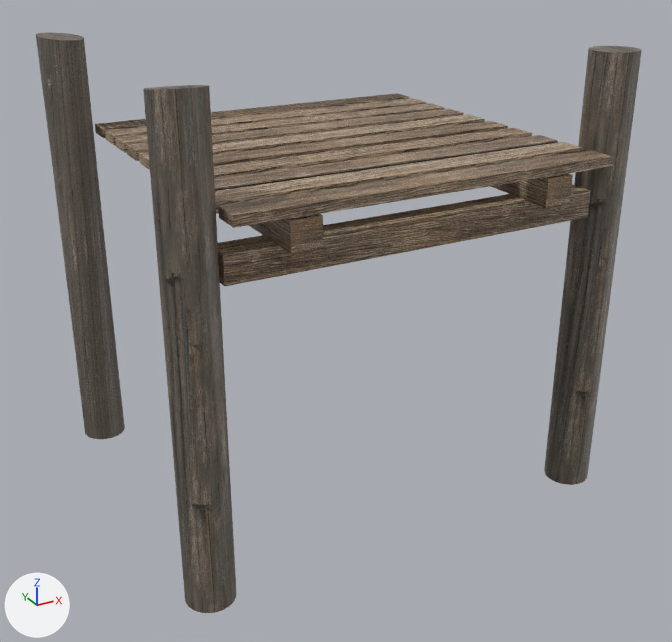
Renders of the FBX model Assets/Prefabs/muelle.fbx from each side of a commit.
Rendered twice from a 50 mm lens placed at (-4.68, -8.55, 2.23), pointed at (0.0, -0.04, -2.03). Lighting does not change. The marker at lower left points along +X, +Y and +Z. Vertices at the same position are counted once.

In view in the first picture: 'columna', 'tablas'.
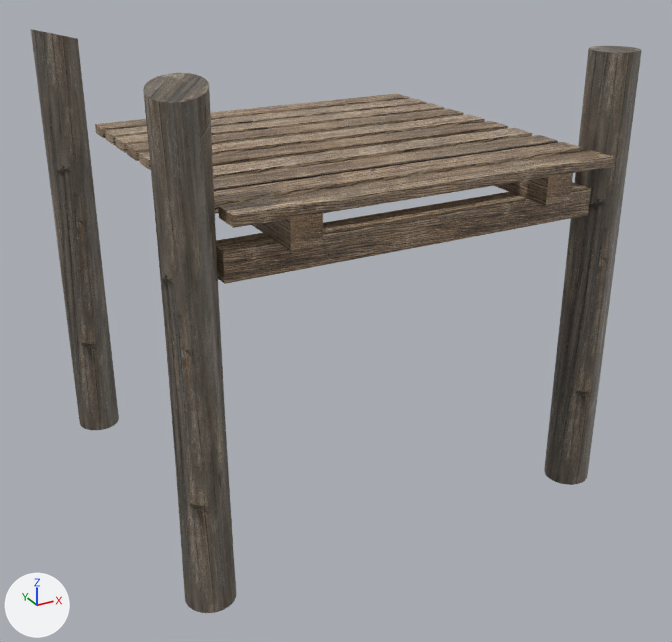
Location of each change, (x1, y1, x2, y2) in pixels of the pictures (672 x 642 px; the box of a moved part takes in the faces that stretch with it):
'columna', reshaped: before (36, 32, 642, 613); after (31, 29, 642, 613)
'tablas', reshaped: before (95, 93, 613, 253); after (95, 94, 613, 251)
part 1 of me_cube_032, moved or reshaped: before (490, 174, 573, 208); after (495, 173, 573, 206)
part 2 of me_cube_032, moved or reshaped: before (249, 214, 323, 253); after (252, 213, 323, 251)
part 3 of me_cube_032, deleted (brown): before (95, 93, 408, 137)
part 4 of me_cube_032, surface changed: (105, 99, 613, 215) in both
part 5 of me_cube_035, rebuilt: before (36, 32, 125, 439); after (31, 29, 119, 430)
part 6 of me_cube_035, moved or reshaped: before (218, 184, 591, 286); after (216, 182, 591, 284)
part 7 of me_cube_035, moved or reshaped: before (143, 85, 236, 613); after (143, 73, 236, 613)

The change, as a list of edits to the scene's bpy script:
```text
Change me_cube_032:
    used by ob_tablas; location = (1.35, 0.0, -0.1); rotation_euler = (0.0, 0.0, -1.571), in degrees (0, 0, -90); scale = (-1.0, -1.0, -1.0)
    remove me_cube_032.from_pydata(...)  # 104 vertices, 78 faces; spans x -2.0..2.0, y -0.65..3.35, z -0.15..0.25
    add me_cube_032.from_pydata(...)  # 96 vertices, 72 faces; spans x -2.0..2.0, y -0.65..3.35, z -0.15..0.23
    me_cube_032 part 1: the loose piece of 8 vertices spanning x -2.0..2.0, y -0.15..0.15, z -0.03..0.25 is moved by (0.0, 0.0, -0.02)
    me_cube_032 part 2: the loose piece of 8 vertices spanning x -2.0..2.0, y 2.55..2.85, z -0.03..0.25 is moved by (0.0, 0.0, -0.02)
    me_cube_032 part 3: the loose piece of 8 vertices spanning x 1.64..1.94, y -0.65..3.35, z -0.15..-0.05 is deleted
    me_cube_032 part 4: 6 kept faces spanning x -2.0..1.54, y -0.65..3.35, z -0.15..-0.05 get new texture (UV) coordinates
Change me_cube_035:
    used by ob_columna; location = (1.35, 0.25, -0.1); rotation_euler = (0.0, 0.0, -1.571), in degrees (0, 0, -90); scale = (-1.0, -1.0, -1.0)
    verts and faces of me_cube_035; kept vertices keep their numbers, new ones are numbered from 232
    before: 0 (-2.0, 3.35, 0.25) at pixel (223, 254), 1 (-2.0, 3.35, 0.53) at pixel (224, 286), 2 (-1.7, 3.35, 0.25), 3 (-1.7, 3.35, 0.53), 4 (-2.0, -0.65, 0.25) at pixel (590, 190)
    before: 5 (-2.0, -0.65, 0.53) at pixel (587, 217), 6 (-1.7, -0.65, 0.25), 7 (-1.7, -0.65, 0.53)
    remove me_cube_035.from_pydata(...)  # 232 vertices, 140 faces; spans x -2.1..2.04, y -1.16..3.85, z -1.13..3.77
    add me_cube_035.from_pydata(...)  # 200 vertices, 108 faces; spans x -2.1..2.3, y -1.16..3.85, z -1.17..3.77
    me_cube_035 part 5: the loose piece of 64 vertices spanning x 1.54..2.04, y 3.35..3.85, z -1.13..3.77 is rebuilt with 64 vertices and now spans x 1.8..2.3, y 3.35..3.85, z -1.16..3.77
    me_cube_035 part 6
    add for i in [*range(0, 8)]: verts[i] += (0.0, 0.0, -0.02)
    me_cube_035 part 7
    32 vertices move from x -2.1..-1.6, y 3.35..3.85, z -1.13..-1.07 to x -2.09..-1.61, y 3.35..3.85, z -1.17..-1.03
```
